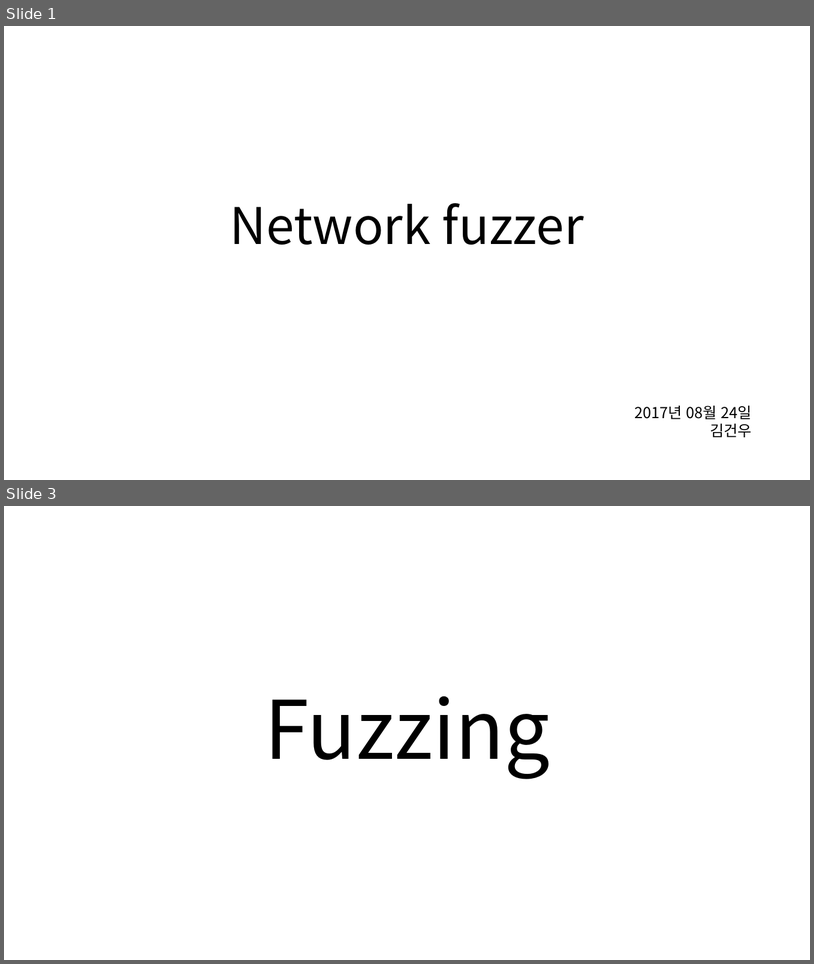
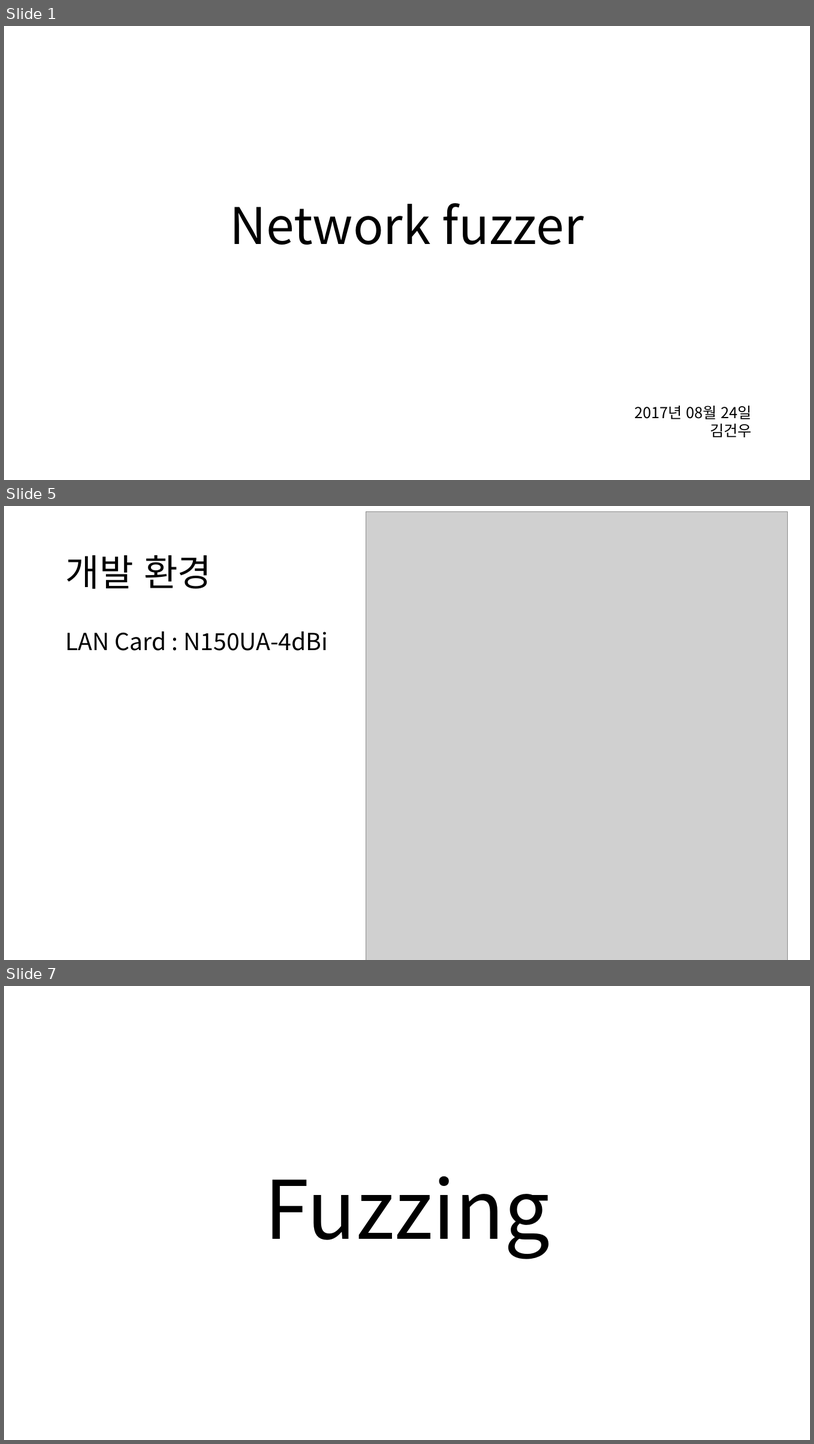
Before and after one commit to gunwooKim-Korea/network-fuzzer, a slide deck: networkfuzzer/Network fuzzer.pptx. Shown one above the other, each under a label of ours: slides 1 and 3 before the commit, slides 1, 5 and 7 after it; the slides between them are not shown. The pictures are 814x964 and 814x1444 pixels, drawn with LibreOffice and Linux fonts; fonts in the diff are those of the drawing; grey boxes stand for pictures. Boxes give left, top, right and bottom in pixels: in the first picture for what was removed or moved away, otherwise in the second. Text is boxed around its words. In the diff, an @@ line names an element or a change of style, - is before the commit and + after.

```diff
--- a/networkfuzzer/Network fuzzer.pptx
+++ b/networkfuzzer/Network fuzzer.pptx
@@ slide 5 added at (4, 506, 810, 960), background #FFFFFF @@
@@ picture added at (366, 511, 789, 960) @@
@@ title added at (65, 555, 212, 589), 44 pt, text #000000 @@
+개발 환경
@@ text added at (65, 631, 328, 651), 28 pt, text #000000 @@
+LAN Card : N150UA-4dBi
@@ what was slide 3 is now slide 7 @@
```
Also in this commit, not shown: 1 slide changed, 3 other slides added.
